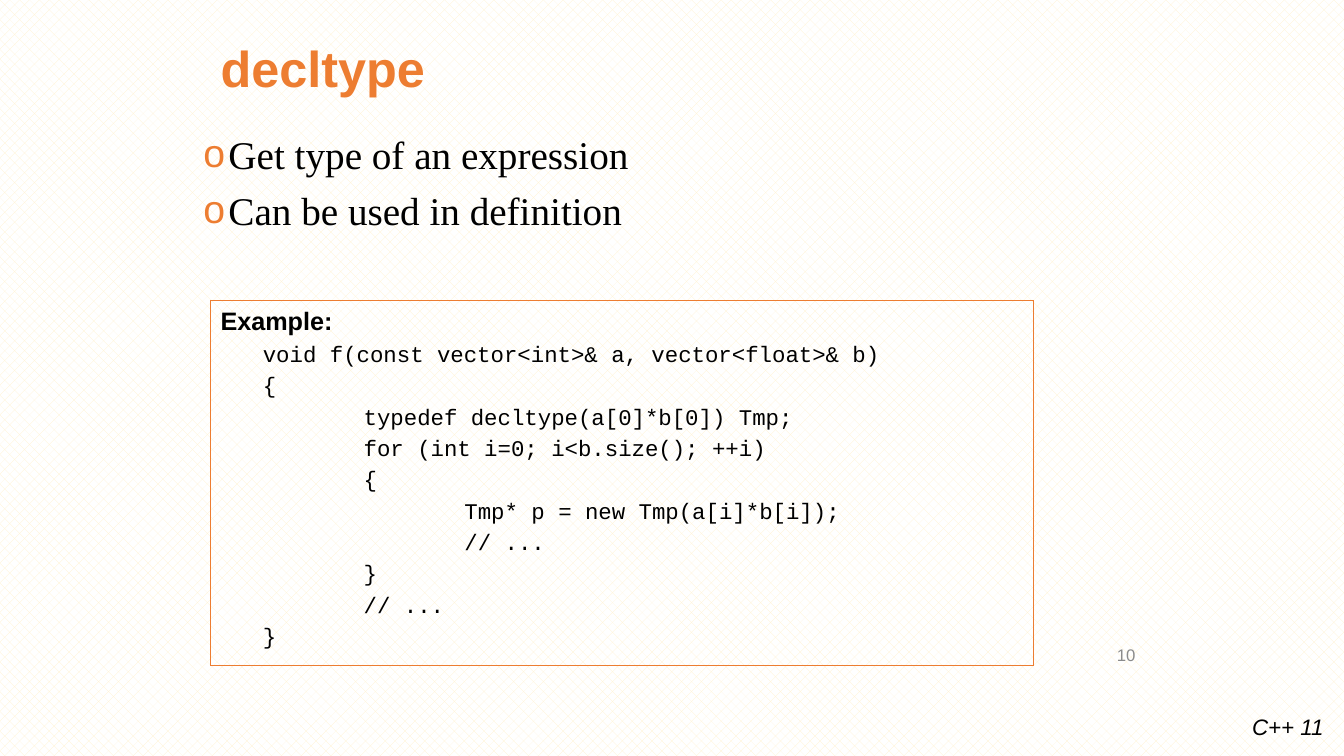
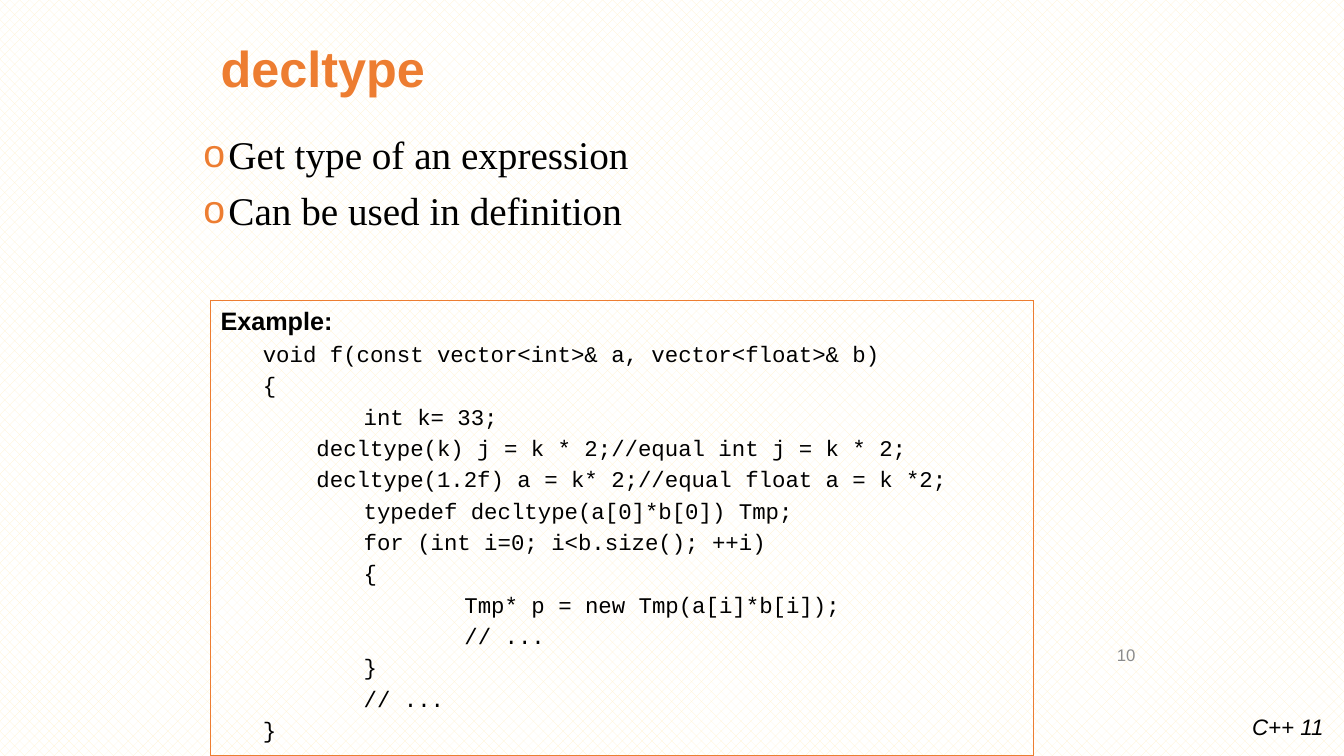
Before and after one commit to minhthedt/hello-world, a slide deck: slide 10 of Training/LG_Training_C++11.pptx. Drawn at 1344x756 pixels with LibreOffice and Linux fonts; fonts in the diff are those of the drawing; background and template pictures are left out. Boxes give left, top, right and bottom in pixels: in the first picture for what was removed or moved away, otherwise in the second. Text is boxed around its words. In the diff, an @@ line names an element or a change of style, - is before the commit and + after.

```diff
--- a/Training/LG_Training_C++11.pptx
+++ b/Training/LG_Training_C++11.pptx
@@ rectangle "Example:" resized from (x1=211, y1=300, x2=1034, y2=665) to (x1=211, y1=300, x2=1034, y2=756) @@
@@ text in rectangle at (x1=316, y1=408, x2=946, y2=492): paragraphs added @@
+    int k= 33;
+    decltype(k) j = k * 2;//equal int j = k * 2;
+    decltype(1.2f) a = k* 2;//equal float a = k *2;
```
Also in this commit, not shown: 18 other slides changed, 9 slides added, 2 slides removed, 46 other files.
